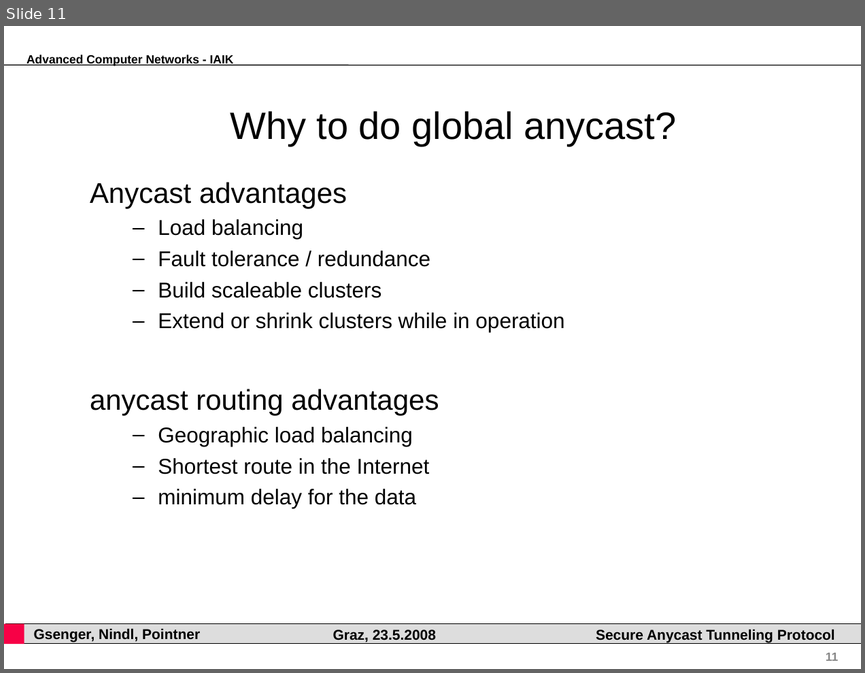
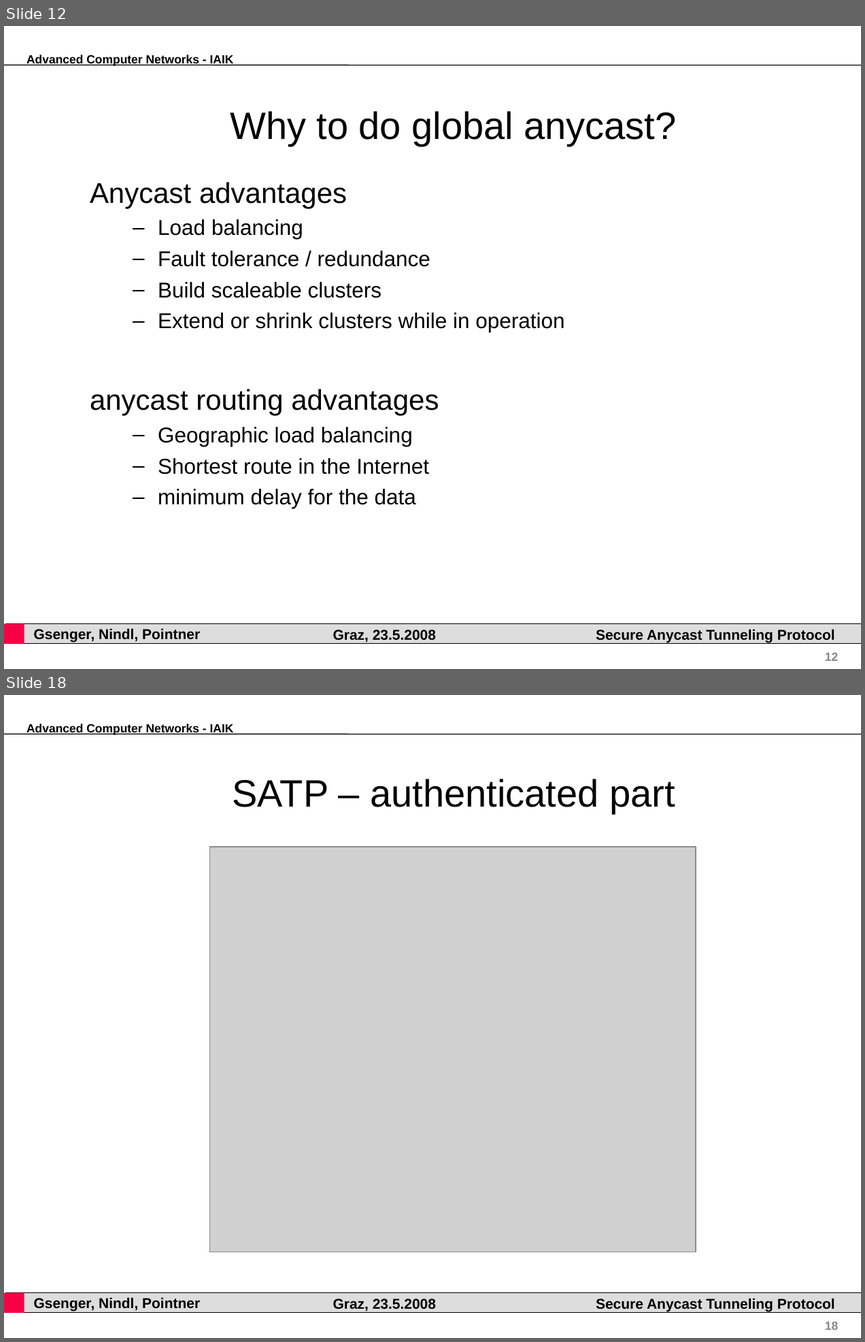
Before and after one commit to pyhedgehog/anytun, a slide deck: papers/acn.ppt. Shown one above the other, each under a label of ours: slide 11 before the commit, slides 12 and 18 after it; the slides between them are not shown. The pictures are 865x673 and 865x1342 pixels, drawn with LibreOffice and Linux fonts; fonts in the diff are those of the drawing; grey boxes stand for pictures; background and template pictures are left out. Boxes give left, top, right and bottom in pixels: in the first picture for what was removed or moved away, otherwise in the second. Text is boxed around its words. In the diff, an @@ line names an element or a change of style, - is before the commit and + after.

Commit message:
added 2nd part (SATP) of acn presentation

```diff
--- a/papers/acn.ppt
+++ b/papers/acn.ppt
@@ slide 18 added at (4,695,861,1338), background #FFFFFF; not listed: 7 template elements that a slide beside it also shows @@
@@ title added at (232,779,674,813), 32 pt, text #000000 @@
+SATP – authenticated part
@@ picture added at (209,847,696,1251) @@
@@ what was slide 11 is now slide 12 @@
@@ page number at (825,652,838,660): text changed @@
-11
+12
```
Also in this commit, not shown: 17 other slides added, 1 slide removed, 10 other files.
